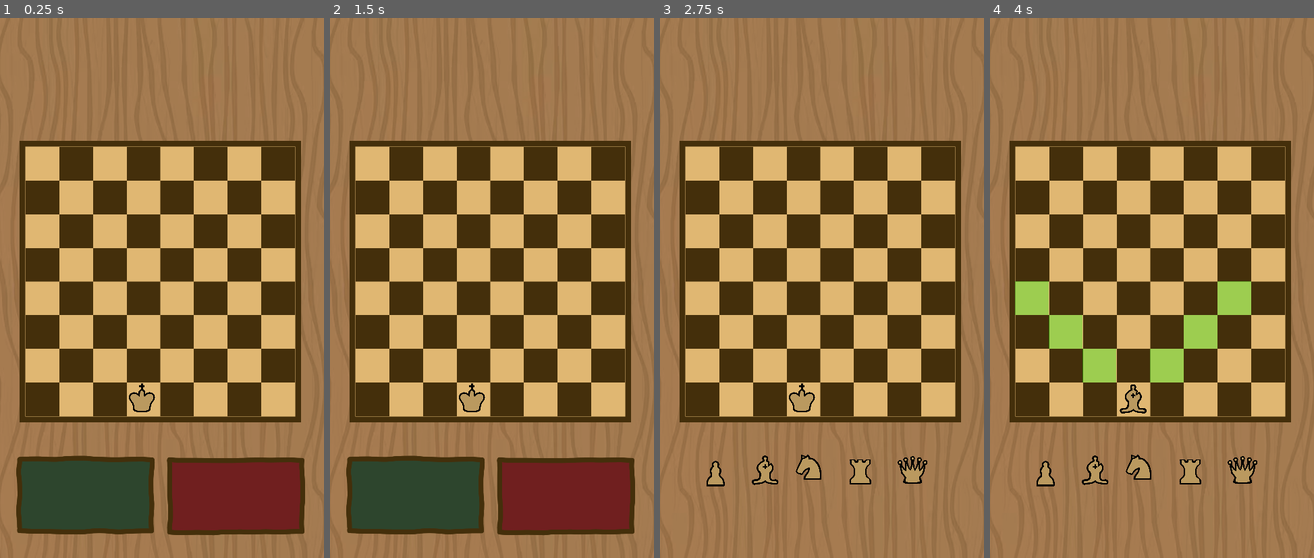
Above: before the commit, frames 1-4 (left to right).
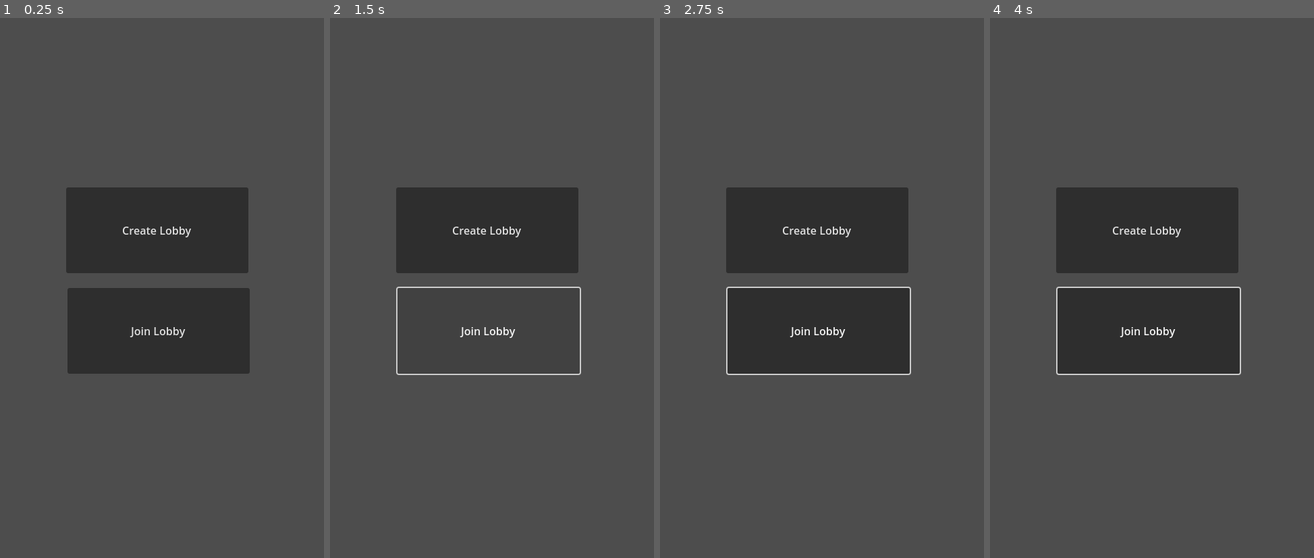
Above: after the commit, the same moments.

Repository: mljkvc/Blokejd-GameJam
Game: Godot game, scene res://scenes/main_menu.tscn
Same seed, same stepped clock (60 frames per second), same inputs: the game is played once before the commit and once after it. Before the commit the project starts from res://scenes/manager.tscn.
Inputs (mouse positions are in pixels of both pictures, inside the frame that each line leads up to):
- Up to frame 1 (0.25 s): no input
- Up to frame 2 (1.5 s): click (488, 228) at 0.5 s, where only the run after the commit has a clickable "Create Lobby"; click (488, 331) at 1.25 s, where only the run after the commit has a clickable "Join Lobby"
- Up to frame 3 (2.75 s): click (744, 498) at 2.02 s
- Up to frame 4 (4 s): click (1045, 471) at 2.77 s; click (1093, 471) at 3.52 s

The runs differ from the first frame. In frame 1, 100% of the frame differs, in the area x 0-100%, y 0-100%; in frame 2, 100%; in frame 3, 100%; in frame 4, 100%.

Commit message:
Connecting server to client

Diff:
--- a/project.godot
+++ b/project.godot
@@ -11,9 +11,13 @@
 [application]
 
 config/name="Blokejd"
-run/main_scene="res://scenes/manager.tscn"
+run/main_scene="res://scenes/main_menu.tscn"
 config/features=PackedStringArray("4.3", "Forward Plus")
 config/icon="res://icon.svg"
+
+[autoload]
+
+MultiplayerManager="*res://scripts/multiplayer.gd"
 
 [display]
 
--- a/scripts/main_menu.gd
+++ b/scripts/main_menu.gd
@@ -5,17 +5,14 @@
 
 # Called when the node enters the scene tree for the first time.
 func _ready() -> void:
-	pass # Replace with function body.
+	pass
 
-
-# Called every frame. 'delta' is the elapsed time since the previous frame.
 func _process(delta: float) -> void:
 	pass
 
 
 func _on_create_lobby_pressed() -> void:
-	emit_signal("create_lobby_pressed")
-
+	MultiplayerManager.start_server()
 
 func _on_join_lobby_pressed() -> void:
-	emit_signal("join_lobby_pressed")
+	MultiplayerManager.start_discovery()
--- a/scripts/multiplayer.gd
+++ b/scripts/multiplayer.gd
@@ -31,8 +31,6 @@
 
 func _ready():
 	_initialize_board()
-	start_server()
-	start_discovery()
 	reload_pieces()
 
 
@@ -184,7 +182,7 @@
 	if player1_pos == player2_pos:
 		if player_id == 1:
 			player1_score += 1
-			player2_score -+ 1
+			player2_score -= 1
 			player2_pos = Vector2(7, 4)
 		else:
 			player2_score += 1
Not shown: 1 places in scenes/main_scene.tscn that only renumber resources
